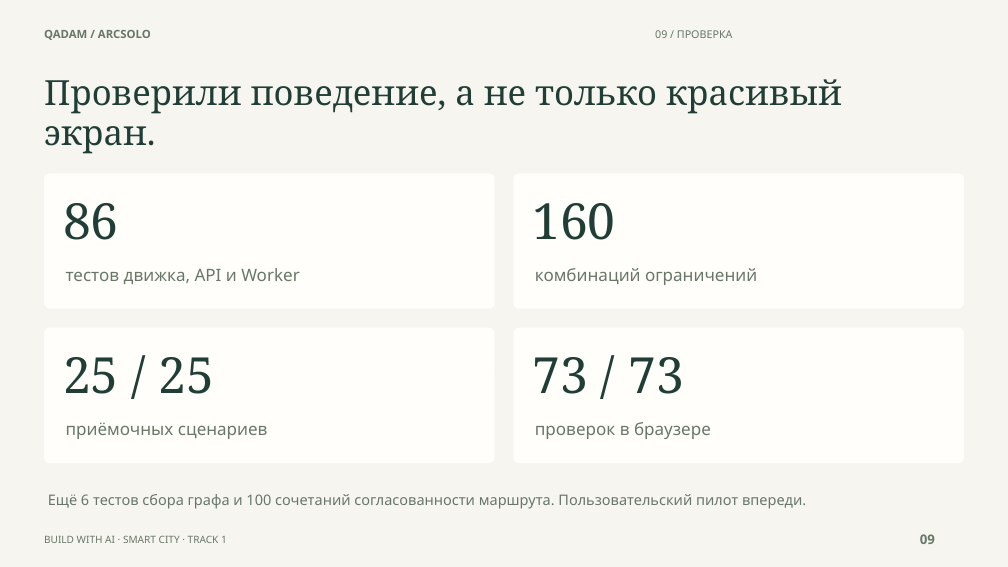
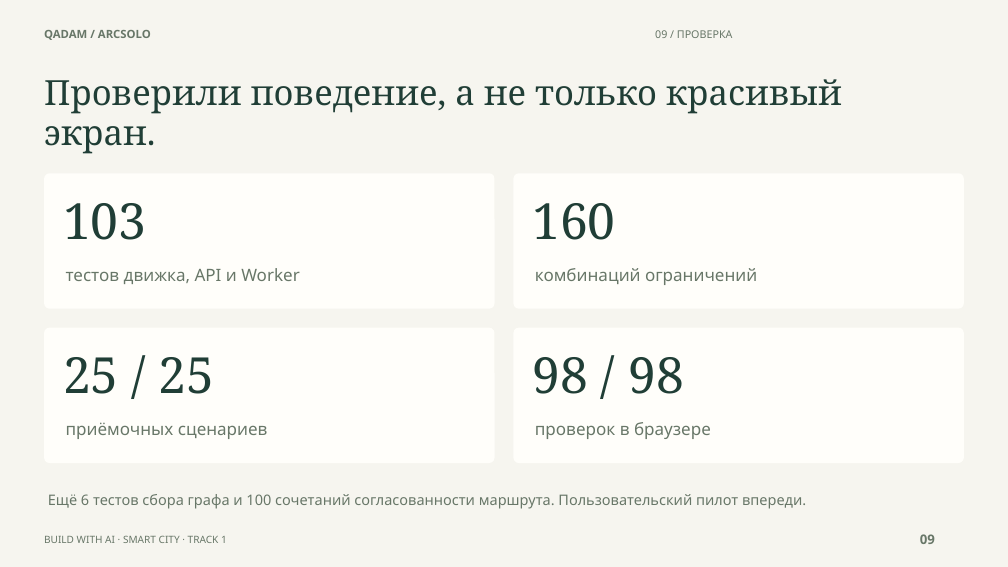
Before and after one commit to Csadow/qadam-astana, a slide deck: slide 9 of presentation/Qadam_ArcSolo_pitch_RU.pptx. Drawn at 1008x567 pixels with LibreOffice and Linux fonts; fonts in the diff are those of the drawing. Boxes give left, top, right and bottom in pixels: in the first picture for what was removed or moved away, otherwise in the second. Text is boxed around its words. In the diff, an @@ line names an element or a change of style, - is before the commit and + after.

```diff
--- a/presentation/Qadam_ArcSolo_pitch_RU.pptx
+++ b/presentation/Qadam_ArcSolo_pitch_RU.pptx
@@ text at (x1=63, y1=203, x2=146, y2=240): text changed @@
-86
+103
@@ text at (x1=532, y1=357, x2=684, y2=394): text changed @@
-73 / 73
+98 / 98
```
Also in this commit, not shown: 1 other slide changed, 1 slide added, 1 slide removed, 44 other files.
